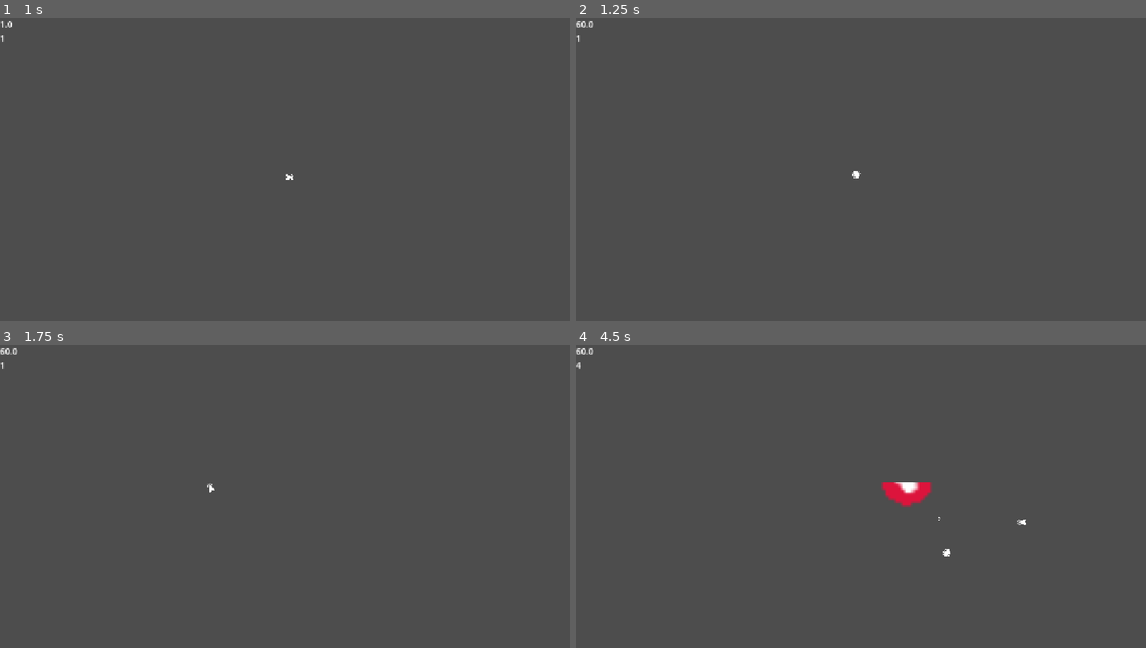
Above: before the commit, frames 1-4 (two rows, left to right).
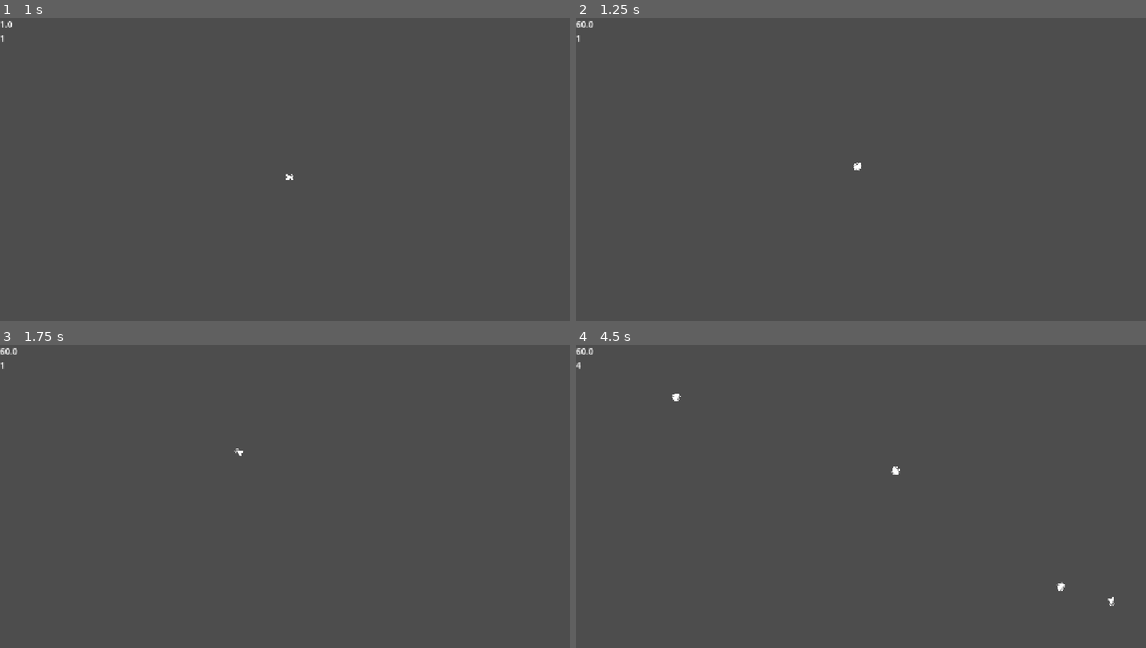
Above: after the commit, the same moments.

Repository: KassieKitsune/brackeys-2026.2
Game: Godot game, scene res://game_root.tscn
The game is run twice, just before and just after one commit, with the same random seed, the same clock (stepped at 60 frames per second) and the same inputs. The engine's default icon, where the game draws it, is replaced by a stand-in: a white triangle on a blue panel in a dark square.
Inputs (mouse positions are in pixels of both pictures, inside the frame that each line leads up to):
- Up to frame 1 (1 s): tap Enter (ui_accept) at 0.5, 0.77 s; move the mouse to (433, 169) at 0.52 s; click (433, 169) at 0.67 s
- Up to frame 2 (1.25 s): no input
- Up to frame 3 (1.75 s): drag from (279, 502) to (267, 581) at 1.27 s
- Up to frame 4 (4.5 s): move the mouse to (866, 505) at 2.02 s; click (866, 505) at 2.17 s; drag from (843, 581) to (735, 523) at 2.77 s; drag from (912, 517) to (1043, 535) at 3.52 s; drag from (878, 499) to (963, 541) at 4.27 s

Frame 1 is identical in both runs. In frame 2, less than 0.1% of the frame differs, in the area x 48-51%, y 47-53%; in frame 3, less than 0.1%; in frame 4, 0.7%, in the area x 16-95%, y 16-87%.

Commit message:
began implementing mutations

Diff:
--- a/Boids/Scripts/area_2d_boid.gd
+++ b/Boids/Scripts/area_2d_boid.gd
@@ -21,7 +21,7 @@
 @export var separation : float = 1
 @export var alignment : float = 1
 
-@export var bias_to : float = 0 # BiasDirection
+@export var bias_to : Vector2 = Vector2.ZERO # BiasDirection
 @export var bias : float = 0 # Strength of Bias
 
 @export var max_speed : float = 200
@@ -54,6 +54,7 @@
 		for separation_direction in get_touch_directions():
 			target_direction -= separation_direction*separation*PI
 			#target_direction -= global_position.direction_to(touch_center)*separation
+	target_direction += bias_to*bias
 
 	direction = direction.move_toward(target_direction,delta*10)
 	#direction = target_direction
@@ -105,6 +106,12 @@
 func move(delta:float):
 	global_position += velocity*delta
 
+func apply_mutation(mutation:Mutation):
+	for prop in mutation.get_property_list():
+		if prop["type"] == typeof(get(prop["name"])):
+			set(prop["name"],mutation.prop)
+	pass
+
 func _on_vision_area_entered(area: Area2D) -> void:
 	if area is AreaBoid:
 		flock.append(area)
--- /dev/null
+++ b/Boids/Scripts/boid_mutation.gd
@@ -0,0 +1,14 @@
+extends Resource
+class_name Mutation
+
+@export var coherence : float = 1
+@export var separation : float = 1
+@export var alignment : float = 1
+
+@export var bias_to : Vector2 = Vector2.ZERO # BiasDirection
+@export var bias : float = 0 # Strength of Bias
+
+@export var max_speed : float = 200
+@export var accelleration : float = 50
+@export var direction : Vector2 = Vector2.ZERO
+@export var turning_radius : float = PI/2
--- a/Boids/area_2d_boid.tscn
+++ b/Boids/area_2d_boid.tscn
@@ -37,6 +37,8 @@
 collision_layer = 2
 collision_mask = 3
 script = ExtResource("1_1n3gf")
+separation = 0.2
+max_speed = 50.0
 accelleration = 800.0
 
 [node name="Rays" type="Node2D" parent="." unique_id=998179303]
--- a/game_root.tscn
+++ b/game_root.tscn
@@ -76,6 +76,7 @@
 mouse_filter = 2
 
 [node name="Magnifier" type="Sprite2D" parent="HudLayer/HudRoot" unique_id=122585867]
+visible = false
 material = SubResource("ShaderMaterial_8gxew")
 position = Vector2(1, 12)
 texture = ExtResource("4_8gxew")
Not shown, added: Boids/Scripts/boid_mutation.gd.uid
